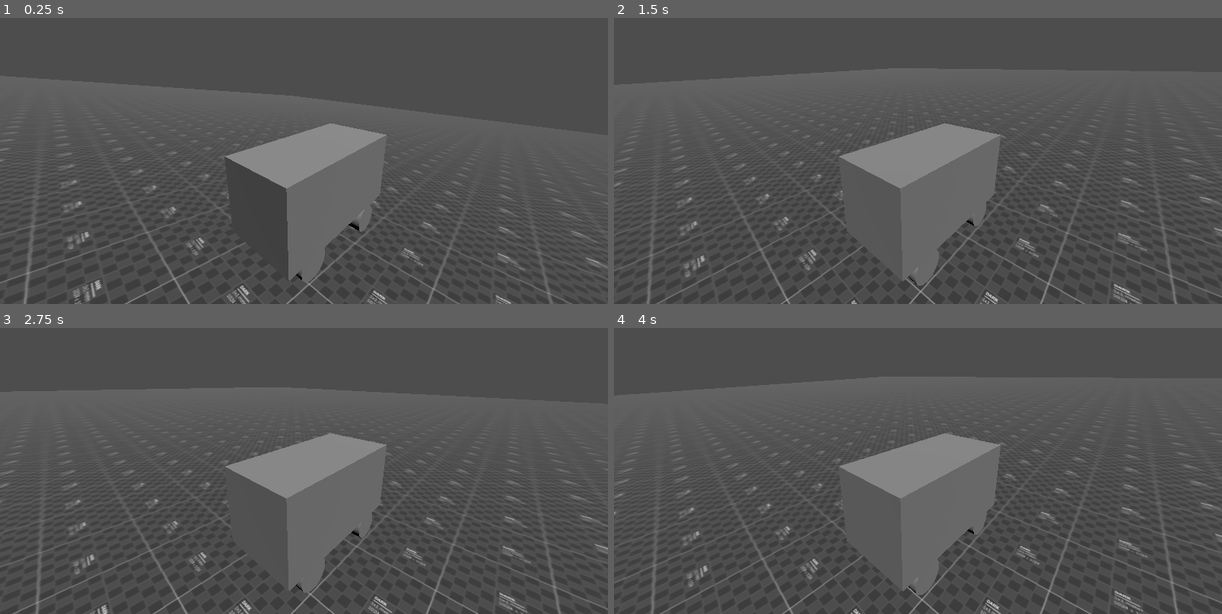
Above: before the commit, frames 1-4 (two rows, left to right).
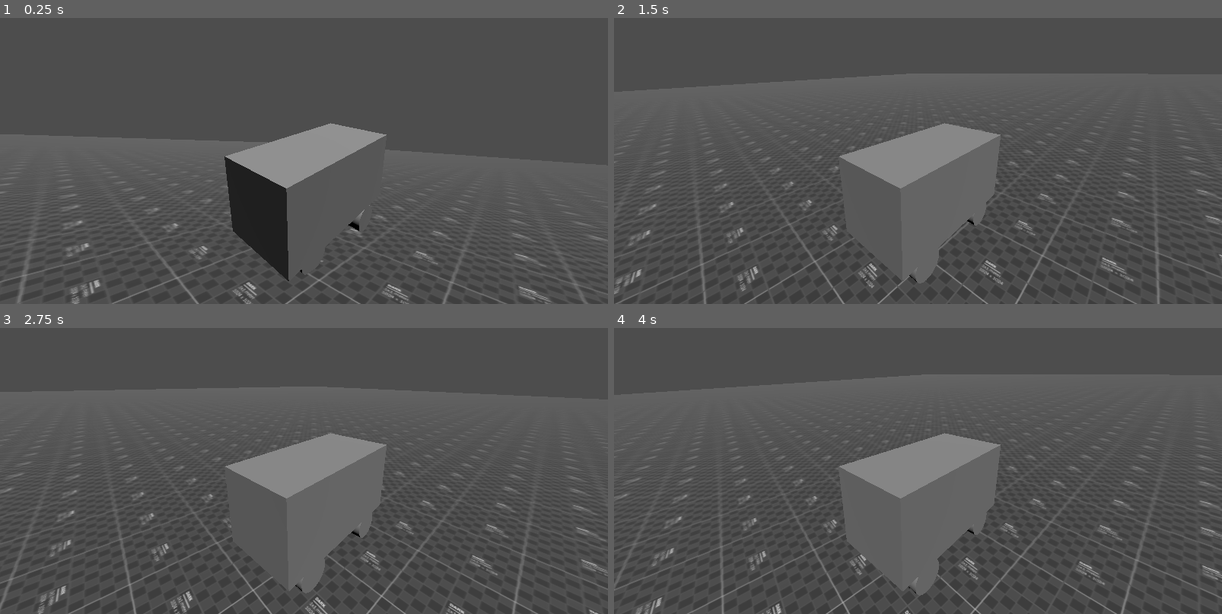
Above: after the commit, the same moments.

Repository: dairycultist/bus-game
Game: Godot game, scene res://scene.tscn
The game is run twice, just before and just after one commit, with the same random seed, the same clock (stepped at 60 frames per second) and the same inputs.
Inputs:
- Up to frame 1 (0.25 s): no input
- Up to frame 2 (1.5 s): hold Up (ui_up) 0.53-1.28 s; hold Down (ui_down) from 1.28 s (still down)
- Up to frame 3 (2.75 s): release Down (ui_down) at 2.03 s; hold Up (ui_up) from 2.03 s (still down)
- Up to frame 4 (4 s): release Up (ui_up) at 3.53 s; hold Down (ui_down) from 3.53 s (still down)

The runs differ from the first frame. In frame 1, 6.3% of the frame differs, in the area x 0-100%, y 26-100%; in frame 2, 4.0%; in frame 3, 4.0%; in frame 4, 4.1%.

Commit message:
Prepare to implement antislip

Diff:
--- a/scene.tscn
+++ b/scene.tscn
@@ -37,11 +37,8 @@
 skeleton = NodePath("../..")
 
 [node name="Chassis" type="RigidBody3D" parent="."]
-transform = Transform3D(1, 0, 0, 0, 0.98822, -0.153038, 0, 0.153038, 0.98822, 0, 1.16309, 0)
+transform = Transform3D(0.970042, 0.240076, -0.0371786, -0.239598, 0.920151, -0.309703, -0.0401423, 0.309333, 0.950107, 0, 1.16309, 0)
 mass = 100.0
-linear_velocity = Vector3(0, 0, -5)
-linear_damp = 0.5
-angular_damp = 0.5
 
 [node name="Camera3D" type="Camera3D" parent="Chassis"]
 transform = Transform3D(0.738491, -0.196809, 0.644901, 0, 0.956453, 0.291888, -0.674264, -0.215556, 0.706331, 1.69432, 1.46767, 2.09409)
--- a/wheel.gd
+++ b/wheel.gd
@@ -4,9 +4,16 @@
 # it should be the child of a rigidbody representing the car's chassis
 
 # default values work good enough for a 100kg car
+
+@export_category("Suspension")
 @export var max_compression_distance: float = 1.0
 @export var stiffness: float = 1500.0
 @export var dampening: float = 150.0
+
+@export_category("Handling")
+@export var antislip: float = 100.0
+
+@export_category("Drive")
 @export var powered: bool = true
 @export var drive_force: float = 50.0
 
@@ -45,8 +52,12 @@
 
 		chassis.apply_force(vertical_velocity_at_position * -chassis_up * dampening, chassis_to_suspension_position)
 
+		# apply force opposite to side-to-side tire slip at wheel_contact_position
+		# antislip
+
 		# input/powering (only when compressed/grounded)
 		# drive forces are applied at the wheel_contact_position
+		# TODO should take into account current speed (for applying force AND mesh rotation)
 		var chassis_to_wheel_contact_position = global_position + compression_distance * chassis_up - chassis.global_position
 
 		if (powered):
